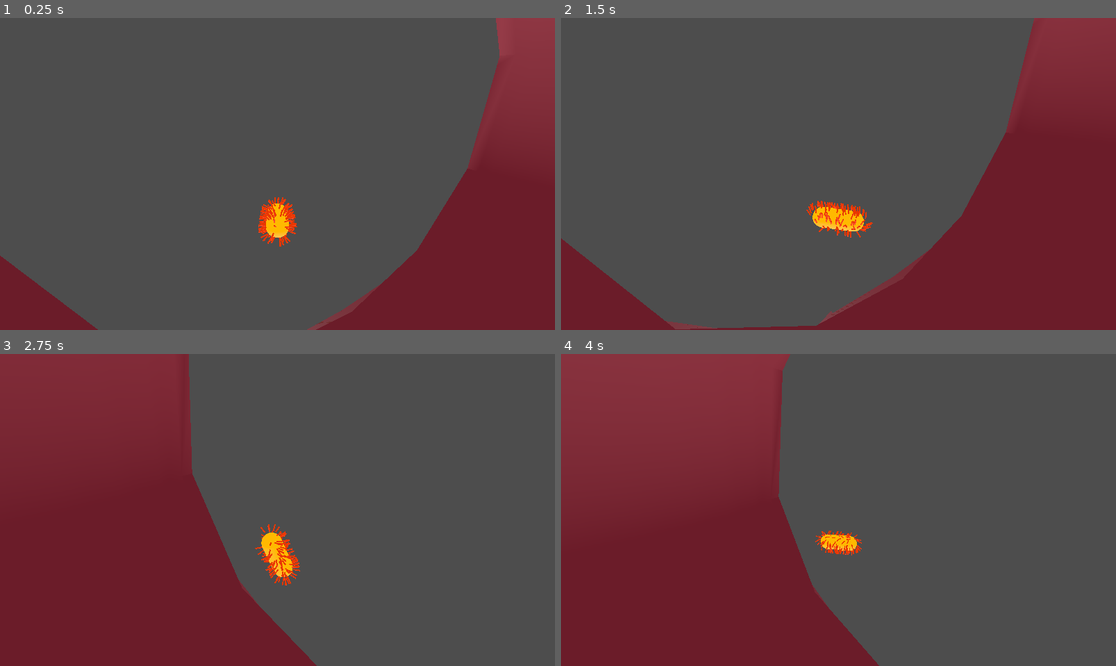
Above: before the commit, frames 1-4 (two rows, left to right).
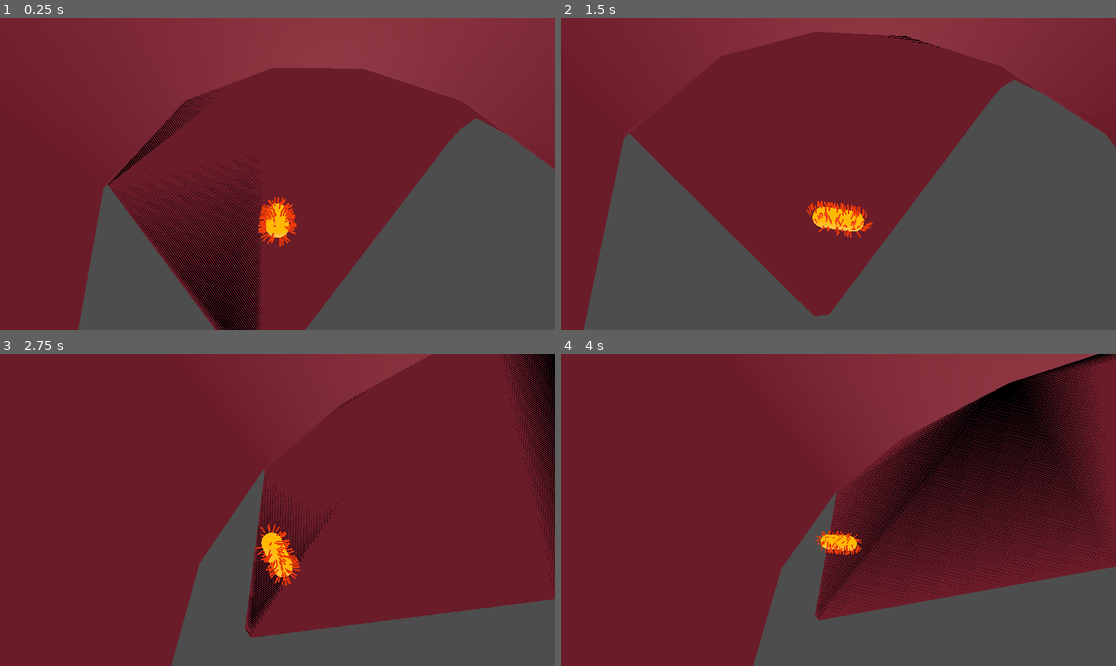
Above: after the commit, the same moments.

Repository: NR5P/bio-mission
Game: Godot game, scene res://main.tscn
The game is run twice, just before and just after one commit, with the same random seed, the same clock (stepped at 60 frames per second) and the same inputs.
Inputs:
- Up to frame 1 (0.25 s): no input
- Up to frame 2 (1.5 s): hold D 0.53-1.28 s; hold Shift 0.53-1.28 s; tap Space at 0.77 s; hold Down from 1.28 s (still down); tap J at 1.35 s
- Up to frame 3 (2.75 s): tap Space at 1.52 s; release Down at 2.03 s; hold D from 2.03 s (still down); hold L from 2.03 s (still down)
- Up to frame 4 (4 s): release D at 2.78 s; release L at 2.78 s; hold Up 2.78-3.53 s; tap I at 2.85 s; tap Space at 3.02, 3.77 s; hold A from 3.53 s (still down); hold K from 3.53 s (still down)

The runs differ from the first frame. In frame 1, 82% of the frame differs, in the area x 0-100%, y 0-100%; in frame 2, 76%; in frame 3, 55%; in frame 4, 54%.

Commit message:
starting to be better deleted extra points and redoing each one

Diff:
--- a/main.tscn
+++ b/main.tscn
@@ -16,12 +16,12 @@
 rings = 1
 
 [sub_resource type="Curve3D" id="Curve3D_ig7tw"]
-bake_interval = 4.95
+bake_interval = 0.1
 _data = {
-"points": PackedVector3Array(-8, -3, -15, 8, 3, -15, 0, 0, 0, -8, -3, -15, 10, 4, -15, 14, 6, -30, 10, -4, 15, -12, -6, -15, -10, 14, -60, 12, 6, 15, 10, -8, -15, -28, 2, -90, -10, 8, 15, 12, 4, -15, -6, -18, -120, -12, -4, 15, 10, 8, -15, 22, -10, -150, -10, -8, 15, -8, 14, -15, 41.407593, -22.69777, -180, 8, -14, 15, -12, -4, -15, 6.3592834, 30, -210, 12, 4, 15, -10, -10, -15, -22, 18, -240, 10, 10, 15, 0, 0, 0, -34, -8, -270),
-"tilts": PackedFloat32Array(0, 0, 0, 0, 0, 0, 0, 0, 0, 0)
+"points": PackedVector3Array(-8, -3, -15, 0, 0, 0, 0, 0, 0, 0, 0, 0, 0, 0, 0, 0.58444214, -73.03851, -64.38002, 0, 0, 0, 0, 0, 0, 13.667664, -94.35886, -116.54764),
+"tilts": PackedFloat32Array(0, 0, 0)
 }
-point_count = 10
+point_count = 3
 
 [sub_resource type="StandardMaterial3D" id="StandardMaterial3D_h2yge"]
 cull_mode = 2
@@ -78,9 +78,9 @@
 mode = 2
 path_node = NodePath("../../VesselPath")
 path_interval_type = 0
-path_interval = 1.0
+path_interval = 0.25
 path_simplify_angle = 0.0
-path_rotation = 2
+path_rotation = 1
 path_rotation_accurate = false
 path_local = false
 path_continuous_u = true
@@ -96,10 +96,10 @@
 mode = 2
 path_node = NodePath("../../VesselPath")
 path_interval_type = 0
-path_interval = 1.0
+path_interval = 0.25
 path_simplify_angle = 0.0
-path_rotation = 2
-path_rotation_accurate = false
+path_rotation = 1
+path_rotation_accurate = true
 path_local = false
 path_continuous_u = true
 path_u_distance = 1.0
